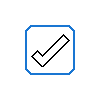
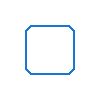
Layers edited between the first and the second 100px x 100px image:
hid "true" over [left=31, top=33, right=70, bottom=67]
